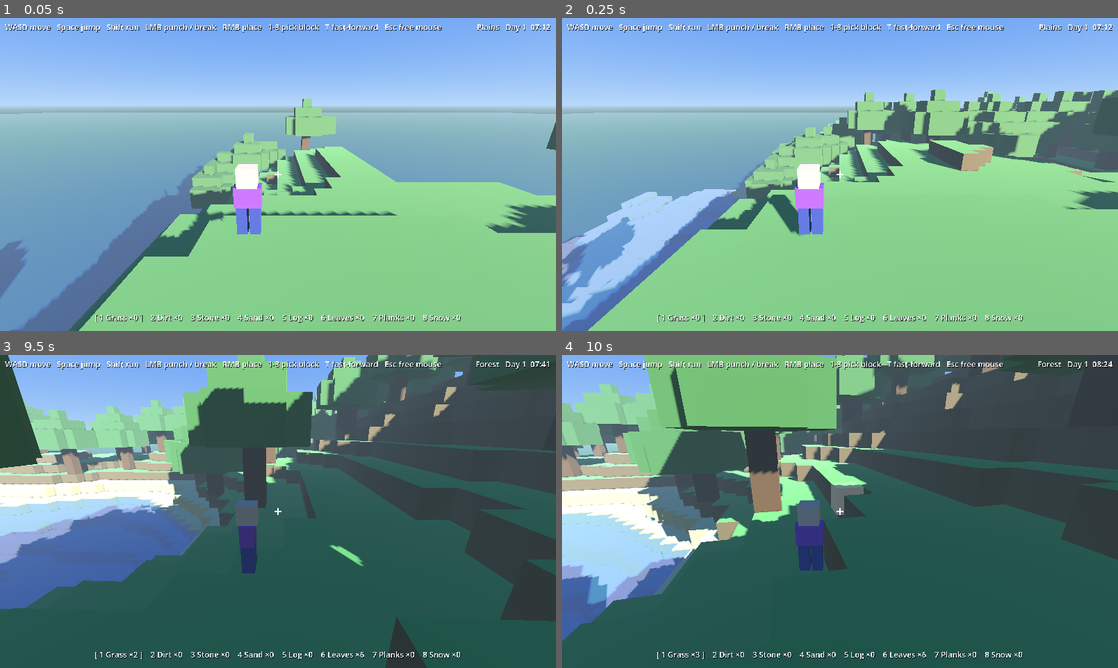
Above: before the commit, frames 1-4 (two rows, left to right).
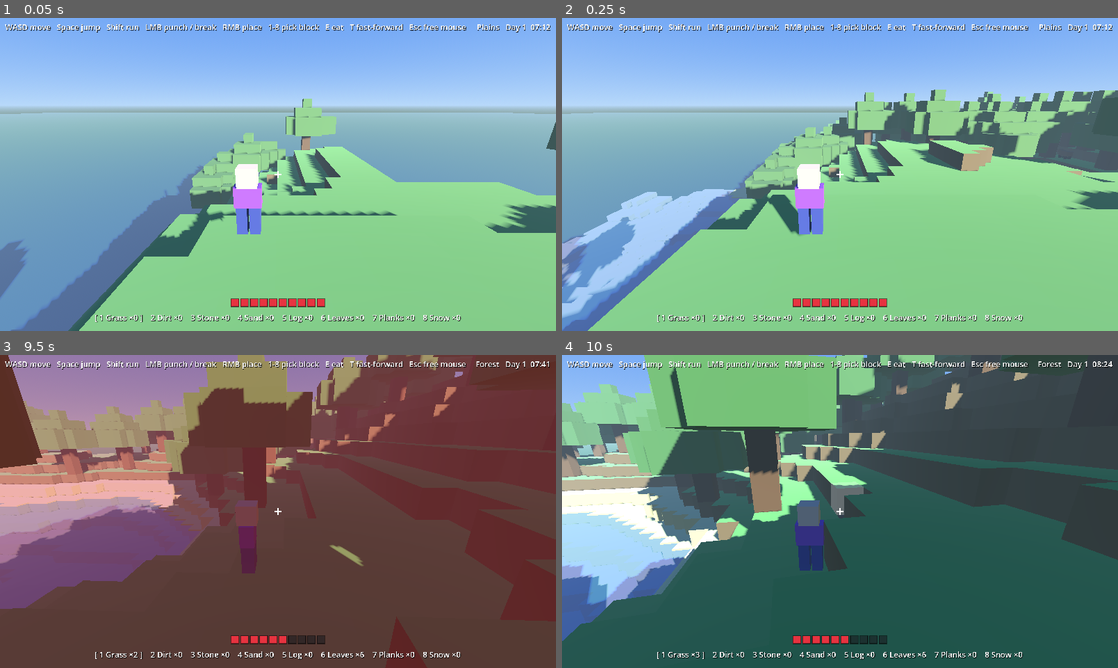
Above: after the commit, the same moments.

Repository: ryannlynnmurphy/blocky
Game: Godot game, scene res://scenes/main.tscn
The game is run twice, just before and just after one commit, with the same random seed, the same clock (stepped at 60 frames per second) and the same inputs.
Inputs (mouse positions are in pixels of both pictures, inside the frame that each line leads up to):
- Up to frame 1 (0.05 s): no input
- Up to frame 2 (0.25 s): no input
- Up to frame 3 (9.5 s): tap Enter at 0.5 s; move the mouse to (305, 511) at 0.52 s; hold Shift (run) 0.53-1.28 s; hold W (move_forward) 0.53-5.78 s; click (305, 511) at 0.67 s; tap Space (jump) at 0.77, 1.07, 1.52, 1.55, 1.82, 2.1, 3.02, 3.32, 3.77, 3.8, 4.07, 4.52, 4.82, 6.02, 6.05, 6.32, 6.77, 7.07, 7.35, 7.52, 7.82, 8.3, 9.02, 9.32 s; tap E at 0.8, 1.35, 3.05, 3.6, 5.3, 6.6, 7.55, 8.85 s; move the mouse to (250, 511) at 1.27 s; click (250, 511) at 1.42 s; move the mouse to (289, 505) at 2.02 s; hold Shift (run) 2.03-2.78 s; click (289, 505) at 2.17 s; move the mouse to (272, 517) at 2.77 s; tap Shift (run) at 2.85, 4.55, 5.85, 9.05 s; click (272, 517) at 2.92 s; move the mouse to (316, 514) at 3.52 s; click (316, 514) at 3.67 s; move the mouse to (233, 508) at 4.27 s; tap T at 4.35 s; click (233, 508) at 4.42 s; move the mouse to (283, 511) at 5.02 s; tap 1 at 5.1 s; click (283, 511) at 5.17 s; move the mouse to (255, 505) at 5.77 s; hold D (move_right) 5.78-6.53 s; click (255, 505) at 5.92 s; move the mouse to (305, 511) at 6.52 s; hold Shift (run) 6.53-7.28 s; hold W (move_forward) 6.53-8.78 s; click (305, 511) at 6.67 s; move the mouse to (250, 511) at 7.27 s; click (250, 511) at 7.42 s; move the mouse to (289, 505) at 8.02 s; hold Shift (run) 8.03-8.78 s; click (289, 505) at 8.17 s; move the mouse to (272, 517) at 8.77 s; hold A (move_left) from 8.78 s (still down); click (272, 517) at 8.92 s
- Up to frame 4 (10 s): move the mouse to (878, 514) at 9.52 s; release A (move_left) at 9.53 s; hold W (move_forward) from 9.53 s (still down); hold T from 9.53 s (still down); click (878, 514) at 9.67 s; tap Space (jump) at 9.77 s; tap E at 9.8 s

The runs differ from the first frame. In frame 1, 0.8% of the frame differs, in the area x 41-97%, y 2-93%; in frame 2, 0.8%; in frame 3, 99%, in the area x 0-100%, y 0-100%; in frame 4, 0.8%.

Commit message:
Add player health, fall damage, respawn and eating
Player has 10 health with health_changed/damaged/died signals. Fall
damage tracks the peak of each fall and charges one health per block
beyond three. At zero health the player respawns at the spawn point
with full health, keeping inventory. E eats one Meat for four health.
HUD gains a chunky health bar, a red hurt flash and a "You died"
message. Natural creature spawn chances halved (the old rates filled
the 40-creature cap within seconds). spawn_creature_at() places a
creature exactly, for tests. Selftest gains a health phase.

Co-Authored-By: Claude Fable 5.1 <noreply@anthropic.com>

Diff:
--- a/scripts/hud.gd
+++ b/scripts/hud.gd
@@ -3,9 +3,13 @@
 
 var _hotbar_label: Label
 var _clock_label: Label
+var _death_label: Label
+var _health_bar: HealthBar
+var _damage_flash: ColorRect
 var _day_night: DayNight
 var _world: VoxelWorld
 var _player: Player
+var _death_timer := 0.0
 
 
 ## A Control that just draws a crosshair in its centre.
@@ -19,14 +23,62 @@
 		draw_line(c + Vector2(0, -8), c + Vector2(0, 8), Color.WHITE, 2.0)
 
 
+## A row of chunky squares: red = health you have, dark = health you lost.
+class HealthBar extends Control:
+	const CELL := 18.0
+	const GAP := 4.0
+	var health := 10
+	var max_health := 10
+
+	func _ready() -> void:
+		resized.connect(queue_redraw)
+
+	func set_health(h: int, m: int) -> void:
+		health = h
+		max_health = m
+		queue_redraw()
+
+	func _draw() -> void:
+		var total := max_health * CELL + (max_health - 1) * GAP
+		var x0 := (size.x - total) / 2.0
+		for i in max_health:
+			var r := Rect2(x0 + i * (CELL + GAP), 0, CELL, CELL)
+			var col := Color(0.9, 0.2, 0.25) if i < health else Color(0.1, 0.1, 0.12, 0.6)
+			draw_rect(r, col)
+			draw_rect(r, Color(0, 0, 0, 0.5), false, 2.0)
+
+
 func _ready() -> void:
+	# Red screen flash when hurt (drawn first so everything else sits on top).
+	_damage_flash = ColorRect.new()
+	_damage_flash.color = Color(0.8, 0.0, 0.0, 0.0)
+	_damage_flash.set_anchors_and_offsets_preset(Control.PRESET_FULL_RECT)
+	_damage_flash.mouse_filter = Control.MOUSE_FILTER_IGNORE
+	add_child(_damage_flash)
+
 	var cross := Crosshair.new()
 	cross.set_anchors_and_offsets_preset(Control.PRESET_FULL_RECT)
 	cross.mouse_filter = Control.MOUSE_FILTER_IGNORE
 	add_child(cross)
 
+	_health_bar = HealthBar.new()
+	_health_bar.set_anchors_and_offsets_preset(Control.PRESET_BOTTOM_WIDE)
+	_health_bar.offset_top = -74
+	_health_bar.offset_bottom = -56
+	_health_bar.mouse_filter = Control.MOUSE_FILTER_IGNORE
+	add_child(_health_bar)
+
+	_death_label = _make_label()
+	_death_label.text = "You died"
+	_death_label.add_theme_font_size_override("font_size", 48)
+	_death_label.set_anchors_and_offsets_preset(Control.PRESET_CENTER)
+	_death_label.grow_horizontal = Control.GROW_DIRECTION_BOTH
+	_death_label.grow_vertical = Control.GROW_DIRECTION_BOTH
+	_death_label.visible = false
+	add_child(_death_label)
+
 	var hint := _make_label()
-	hint.text = "WASD move   Space jump   Shift run   LMB punch / break   RMB place   1-8 pick block   T fast-forward   Esc free mouse"
+	hint.text = "WASD move   Space jump   Shift run   LMB punch / break   RMB place   1-8 pick block   E eat   T fast-forward   Esc free mouse"
 	hint.position = Vector2(12, 8)
 	add_child(hint)
 
@@ -52,6 +104,12 @@
 	_player = player
 	player.hotbar_changed.connect(_refresh_hotbar)
 	player.inventory.changed.connect(func(): _refresh_hotbar(player.selected))
+	player.health_changed.connect(_health_bar.set_health)
+	player.damaged.connect(func(_amount: int): _damage_flash.color.a = 0.35)
+	player.died.connect(func():
+		_death_label.visible = true
+		_death_timer = 2.0)
+	_health_bar.set_health(player.health, Player.MAX_HEALTH)
 	_refresh_hotbar(player.selected)
 
 
@@ -64,7 +122,14 @@
 	_player = player
 
 
-func _process(_delta: float) -> void:
+func _process(delta: float) -> void:
+	# Fade the hurt flash and the death message.
+	_damage_flash.color.a = move_toward(_damage_flash.color.a, 0.0, 1.2 * delta)
+	if _death_timer > 0.0:
+		_death_timer -= delta
+		if _death_timer <= 0.0:
+			_death_label.visible = false
+
 	var parts: PackedStringArray = []
 	if _world != null and _player != null:
 		var p := _player.global_position
--- a/scripts/main.gd
+++ b/scripts/main.gd
@@ -28,6 +28,7 @@
 		sx += 4
 	var spawn := Vector3(sx + 0.5, world.height_at(sx, sz) + 2.0, sz + 0.5)
 	player.global_position = spawn
+	player.spawn_point = spawn
 
 	# Build the ground under the player immediately so they don't fall
 	# through the world while the rest streams in.
--- a/scripts/player.gd
+++ b/scripts/player.gd
@@ -3,6 +3,9 @@
 ## The character you control: movement, jumping, camera, and block editing.
 
 signal hotbar_changed(index: int)
+signal health_changed(health: int, max_health: int)
+signal damaged(amount: int)
+signal died
 
 const WALK_SPEED := 4.5
 const RUN_SPEED := 7.5
@@ -16,9 +19,18 @@
 
 var _punch_cooldown := 0.0
 
+const MAX_HEALTH := 10
+const SAFE_FALL := 3.0    # blocks you can drop without getting hurt
+const MEAT_HEAL := 4
+
 var world: VoxelWorld
 var selected := 0    # index into Blocks.HOTBAR
 var inventory := Inventory.new()
+var health := MAX_HEALTH
+var spawn_point := Vector3.ZERO   # where you come back to life
+
+var _was_on_floor := true
+var _peak_y := 0.0   # highest point of the current fall
 
 var _yaw := 0.0
 var _pitch := -0.3
@@ -103,6 +115,8 @@
 		if n >= 0 and n < Blocks.HOTBAR.size():
 			selected = n
 			hotbar_changed.emit(selected)
+		elif key.keycode == KEY_E:
+			eat()
 
 
 func _physics_process(delta: float) -> void:
@@ -124,6 +138,7 @@
 	velocity.z = dir.z * speed
 
 	move_and_slide()
+	_check_fall_damage()
 
 	# Turn the model to face the way we're walking.
 	if dir.length() > 0.1:
@@ -131,6 +146,60 @@
 		_model.rotation.y = lerp_angle(_model.rotation.y, target, 12.0 * delta)
 
 	_update_highlight()
+
+
+# ---------------------------------------------------------------- health
+
+## Remembers the top of each fall; landing from higher than SAFE_FALL
+## costs one health per extra block.
+func _check_fall_damage() -> void:
+	var on_floor := is_on_floor()
+	if not on_floor:
+		if _was_on_floor:
+			_peak_y = global_position.y
+		_peak_y = maxf(_peak_y, global_position.y)
+	elif not _was_on_floor:
+		var fall := _peak_y - global_position.y
+		if fall > SAFE_FALL:
+			take_damage(int(fall - SAFE_FALL))
+	_was_on_floor = on_floor
+
+
+func take_damage(amount: int) -> void:
+	if amount <= 0 or health <= 0:
+		return
+	health = maxi(health - amount, 0)
+	damaged.emit(amount)
+	health_changed.emit(health, MAX_HEALTH)
+	if health == 0:
+		_die()
+
+
+func heal(amount: int) -> void:
+	health = mini(health + amount, MAX_HEALTH)
+	health_changed.emit(health, MAX_HEALTH)
+
+
+## Eats one Meat for MEAT_HEAL health. Returns false if you can't.
+func eat() -> bool:
+	if health >= MAX_HEALTH or not inventory.take(Blocks.MEAT):
+		return false
+	heal(MEAT_HEAL)
+	return true
+
+
+func _die() -> void:
+	died.emit()
+	respawn()
+
+
+func respawn() -> void:
+	global_position = spawn_point
+	velocity = Vector3.ZERO
+	_peak_y = spawn_point.y
+	_was_on_floor = false
+	health = MAX_HEALTH
+	health_changed.emit(health, MAX_HEALTH)
 
 
 # ---------------------------------------------------------------- combat
--- a/scripts/world.gd
+++ b/scripts/world.gd
@@ -24,7 +24,7 @@
 const MAX_CREATURES := 40
 const CREATURE_SCENE := preload("res://scenes/creature.tscn")
 ## Chance that a freshly built chunk gets a group of animals, per biome.
-const SPAWN_CHANCE := [0.35, 0.25, 0.08, 0.2]   # Plains, Forest, Desert, Tundra
+const SPAWN_CHANCE := [0.16, 0.12, 0.04, 0.1]   # Plains, Forest, Desert, Tundra
 const COAT_COLORS := [
 	Color(0.85, 0.70, 0.50),   # Plains: tan
 	Color(0.55, 0.38, 0.25),   # Forest: brown
@@ -198,11 +198,16 @@
 		return null   # beach or under water
 	if get_block(wx, h + 1, wz) != Blocks.AIR or get_block(wx, h + 2, wz) != Blocks.AIR:
 		return null   # something (a tree?) is in the way
+	return spawn_creature_at(Vector3(wx + 0.5, h + 1.5, wz + 0.5))
+
+
+## Puts one animal at an exact position, no questions asked (tests use this).
+func spawn_creature_at(pos: Vector3) -> Creature:
 	var c: Creature = CREATURE_SCENE.instantiate()
 	c.world = self
-	c.body_color = COAT_COLORS[gen.biome_at(wx, wz)]
+	c.body_color = COAT_COLORS[gen.biome_at(int(floor(pos.x)), int(floor(pos.z)))]
 	_creatures.add_child(c)
-	c.global_position = Vector3(wx + 0.5, h + 1.5, wz + 0.5)
+	c.global_position = pos
 	return c
 
 
--- a/tools/selftest.gd
+++ b/tools/selftest.gd
@@ -4,11 +4,13 @@
 ##
 ##   frames  40 / 80   break a block, place it back  (inventory)
 ##   frames 120..200   spawn a critter, punch it dead, pick up its drop (combat)
+##   frames 210..290   fall from 8 blocks, eat meat, die and respawn (health)
 
 var player: Player
 var world: VoxelWorld
 var _frame := 0
 var _critter: Creature
+var _deaths := 0
 
 
 func _physics_process(_delta: float) -> void:
@@ -38,9 +40,7 @@
 				print("selftest: aim ray hit nothing; cannot place critter")
 			else:
 				var p: Vector3 = hit.position
-				_critter = world.spawn_creature(int(floor(p.x)), int(floor(p.z)))
-				if _critter != null:
-					_critter.global_position = p + Vector3(0, 0.05, 0)   # exactly under the crosshair
+				_critter = world.spawn_creature_at(p + Vector3(0, 0.05, 0))   # exactly under the crosshair
 				print("selftest: spawned critter: %s" % (_critter != null))
 		140:
 			print("selftest: crosshair sees critter: %s" % (player._aim_creature() != null))
@@ -76,3 +76,15 @@
 				player.global_position = d.global_position + Vector3(0, 0.2, 0)
 		200:
 			print("selftest: inventory after pickup: %s" % player.inventory.summary())
+		210:
+			print("selftest: health before fall: %d" % player.health)
+			player.died.connect(func(): _deaths += 1)
+			player.global_position.y += 8.0   # drop from 8 blocks up (lands after ~0.85 s)
+		280:
+			print("selftest: health after fall:  %d" % player.health)
+			var ate := player.eat()
+			print("selftest: ate meat: %s, health now %d, %s" % [ate, player.health, player.inventory.summary()])
+		290:
+			player.take_damage(100)
+			print("selftest: after lethal damage: deaths %d, health %d, at spawn: %s"
+				% [_deaths, player.health, player.global_position.distance_to(player.spawn_point) < 0.01])
Not shown, changed: README.md
Not shown, changed: ROADMAP.md
